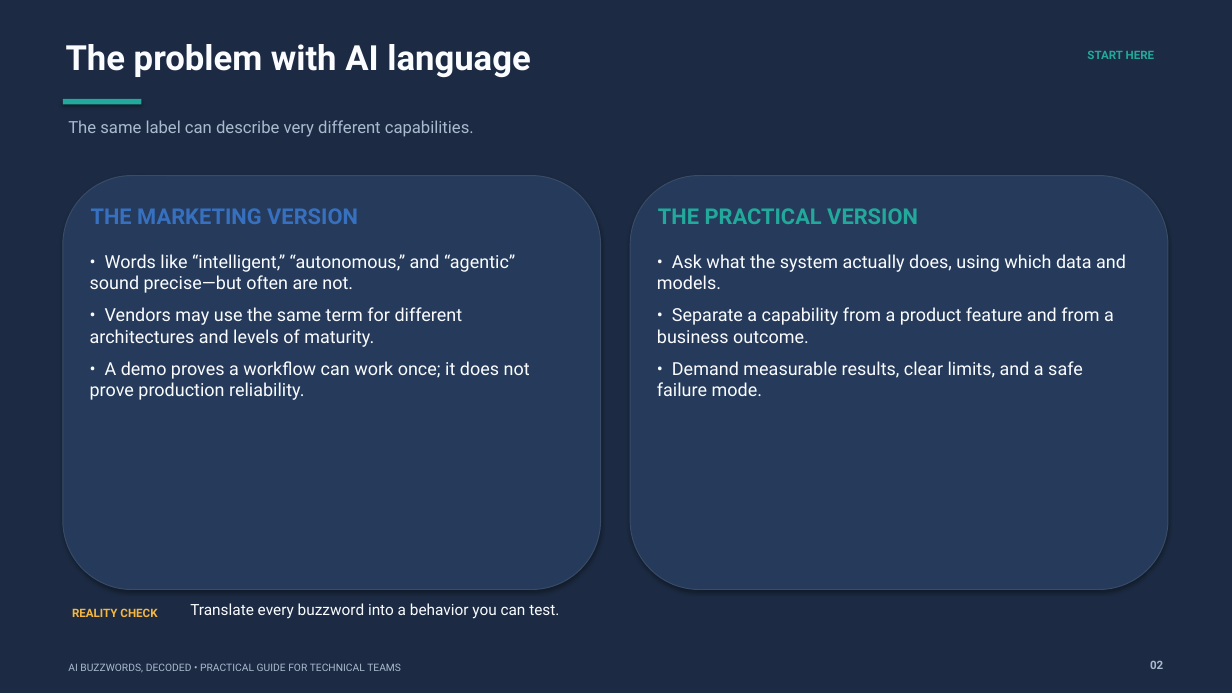
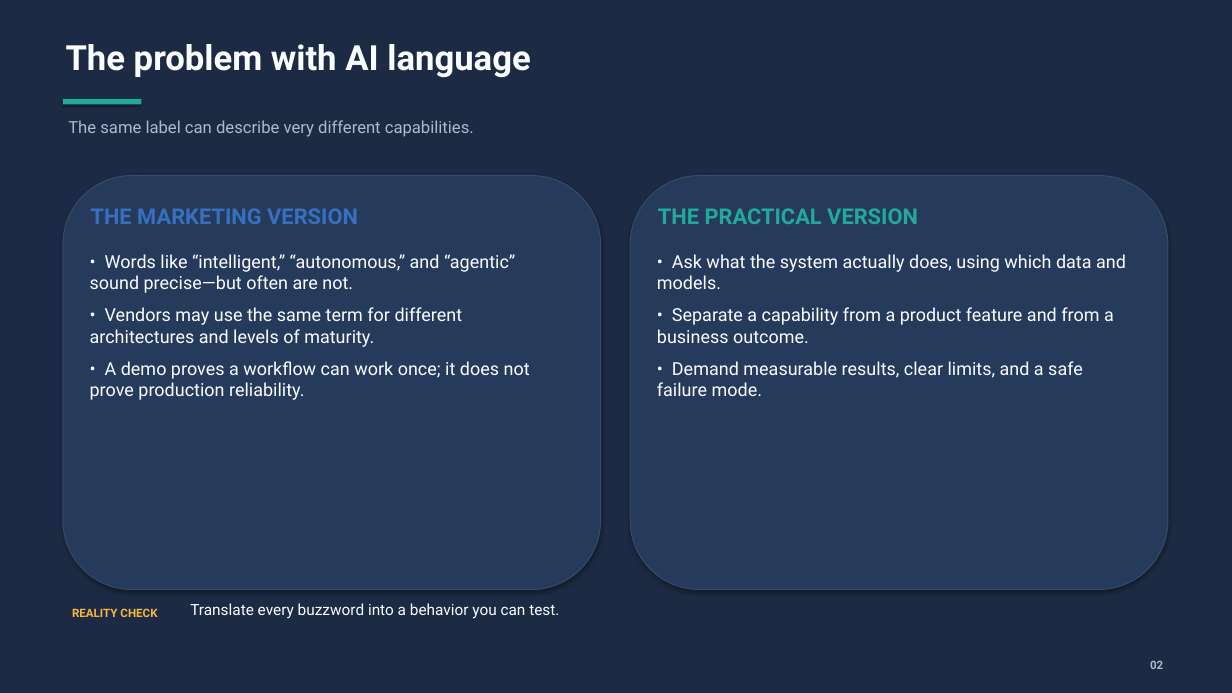
Before and after one commit to jpsider/Invoke-Automation, a slide deck: slide 5 of VMUG/Connect_FL_2026/VIAdmin_AI_Buzzwords_Consistent_Styling.pptx (slide 12 before the commit). Drawn at 1232x693 pixels with LibreOffice and Linux fonts; fonts in the diff are those of the drawing. Boxes give left, top, right and bottom in pixels: in the first picture for what was removed or moved away, otherwise in the second. Text is boxed around its words. In the diff, an @@ line names an element or a change of style, - is before the commit and + after.

Commit message:
cleaned up some random text

```diff
--- a/VMUG/Connect_FL_2026/VIAdmin_AI_Buzzwords_Consistent_Styling.pptx
+++ b/VMUG/Connect_FL_2026/VIAdmin_AI_Buzzwords_Consistent_Styling.pptx
@@ text removed at box(1087, 51, 1155, 59) @@
-START HERE
@@ text removed at box(68, 663, 401, 672) @@
-AI BUZZWORDS, DECODED • PRACTICAL GUIDE FOR TECHNICAL TEAMS
```
Also in this commit, not shown: 23 other slides changed, 7 slides removed.
